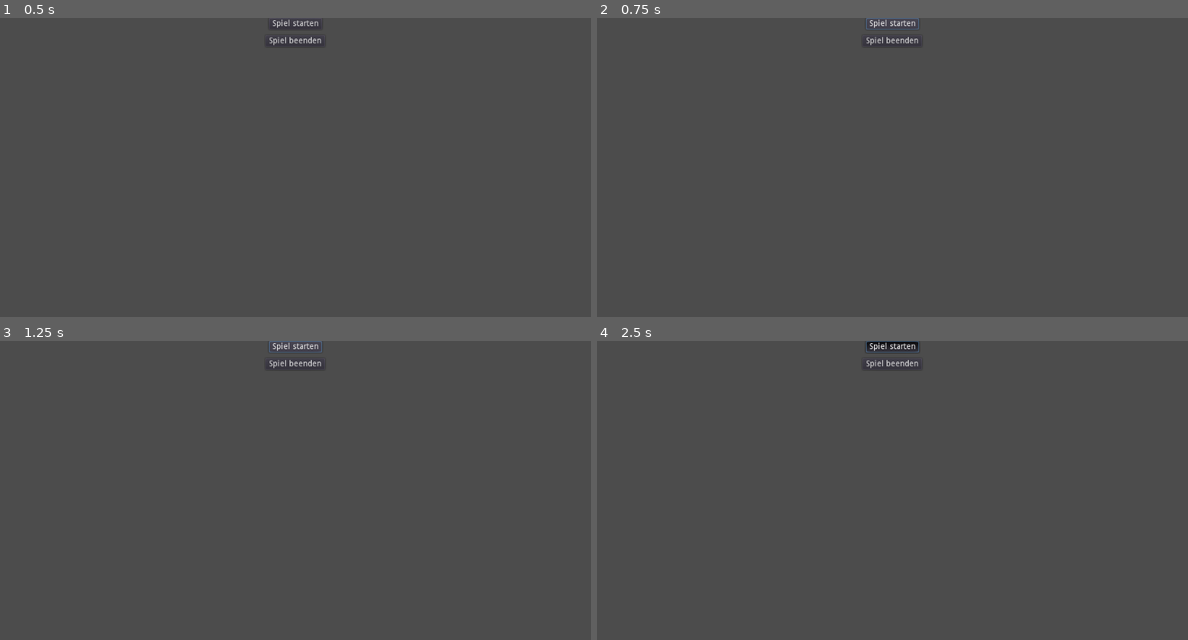
Above: before the commit, frames 1-4 (two rows, left to right).
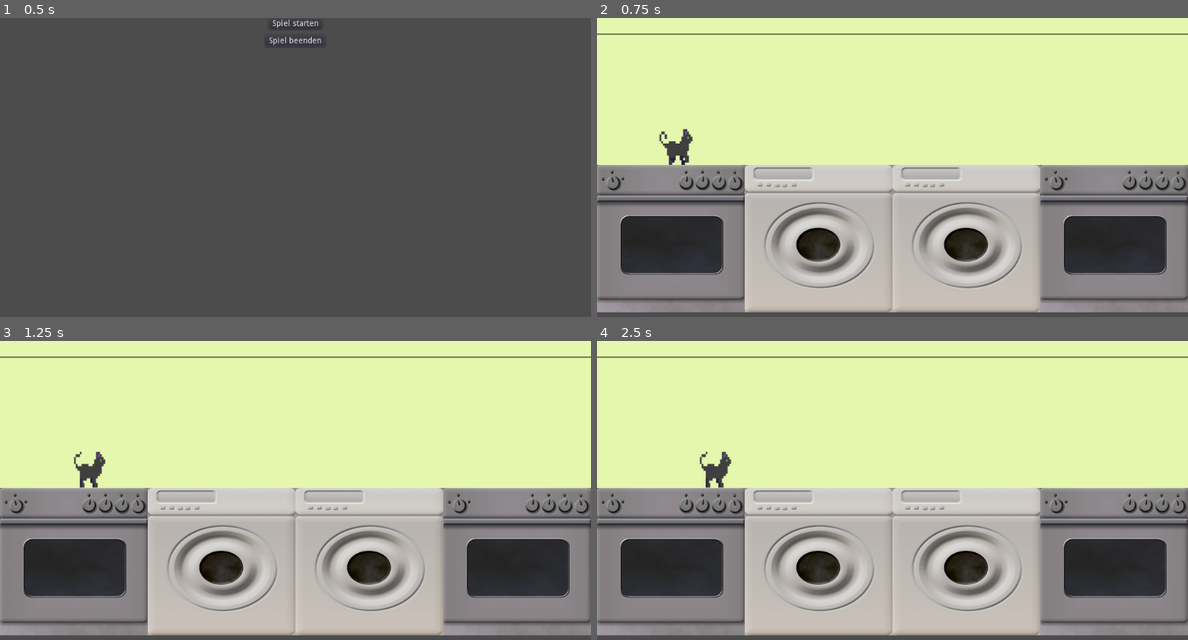
Above: after the commit, the same moments.

Repository: winnerbyhabit/bifigamejam18
Game: Godot game, scene res://Menu.tscn
Two runs of this game, one before a commit and one after it. Both use one fixed random seed, a clock stepped at 60 frames per second and the inputs below.
Inputs (mouse positions are in pixels of both pictures, inside the frame that each line leads up to):
- Up to frame 1 (0.5 s): no input
- Up to frame 2 (0.75 s): click "Spiel starten" at 0.5 s
- Up to frame 3 (1.25 s): no input
- Up to frame 4 (2.5 s): click (892, 346) at 1.25 s, where only the run before the commit has a clickable "Spiel starten"; hold Right (player_right) from 2.03 s (still down); hold Space (player_hit) from 2.03 s (still down)

Frame 1 is identical in both runs. In frame 2, 96% of the frame differs, in the area x 0-100%, y 0-99%; in frame 3, 96%; in frame 4, 96%.

Commit message:
Menu: link Level

Diff:
--- a/exit_program.gd
+++ b/Menu.gd
@@ -14,6 +14,14 @@
 #	# Update game logic here.
 #	pass
 
+func _on_Button_pressed():
+	print("Hello")
+	get_tree().change_scene("res://Level.tscn")
+	# http://docs.godotengine.org/en/latest/getting_started/step_by_step/scene_tree.html#changing-current-scene
+	# TODO background loading
+	# http://docs.godotengine.org/en/latest/tutorials/io/background_loading.html
+
+
+# exit program
 func _on_Button2_pressed():
-	print("Hello world")
 	get_tree().quit()
--- a/Menu.tscn
+++ b/Menu.tscn
@@ -1,8 +1,8 @@
 [gd_scene load_steps=2 format=2]
 
-[ext_resource path="res://exit_program.gd" type="Script" id=1]
+[ext_resource path="res://Menu.gd" type="Script" id=1]
 
-[node name="Node" type="Node"]
+[node name="Menu" type="Node" index="0"]
 
 [node name="Button" type="Button" parent="." index="0"]
 
@@ -14,6 +14,7 @@
 margin_right = 46.0
 margin_bottom = 20.0
 rect_pivot_offset = Vector2( 0, 0 )
+rect_clip_content = false
 focus_mode = 2
 mouse_filter = 0
 mouse_default_cursor_shape = 0
@@ -26,6 +27,7 @@
 text = "Spiel starten"
 flat = false
 align = 1
+script = ExtResource( 1 )
 _sections_unfolded = [ "Size Flags" ]
 
 [node name="Button2" type="Button" parent="." index="1"]
@@ -39,6 +41,7 @@
 margin_right = 51.0
 margin_bottom = 50.0
 rect_pivot_offset = Vector2( 0, 0 )
+rect_clip_content = false
 focus_mode = 2
 mouse_filter = 0
 mouse_default_cursor_shape = 0
@@ -53,4 +56,6 @@
 align = 1
 script = ExtResource( 1 )
 
+[connection signal="pressed" from="Button" to="Button" method="_on_Button_pressed"]
+
 [connection signal="pressed" from="Button2" to="Button2" method="_on_Button2_pressed"]
